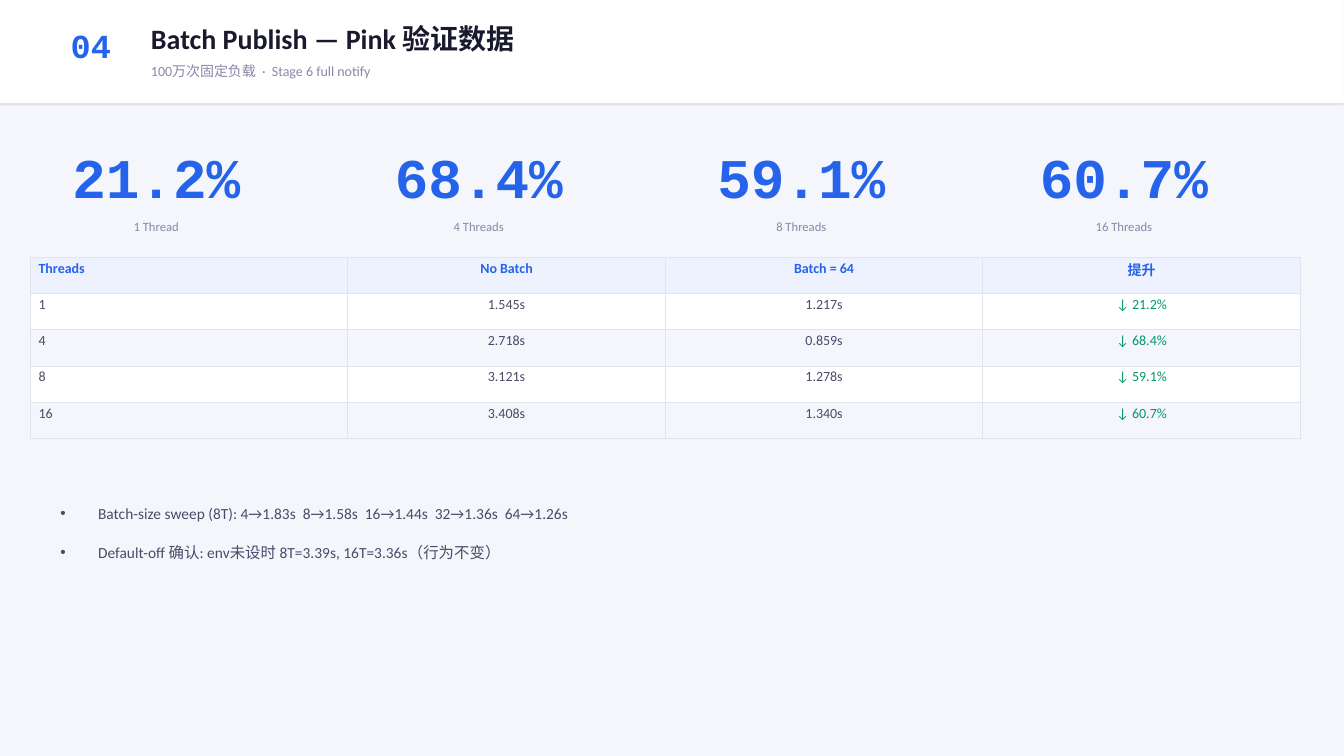
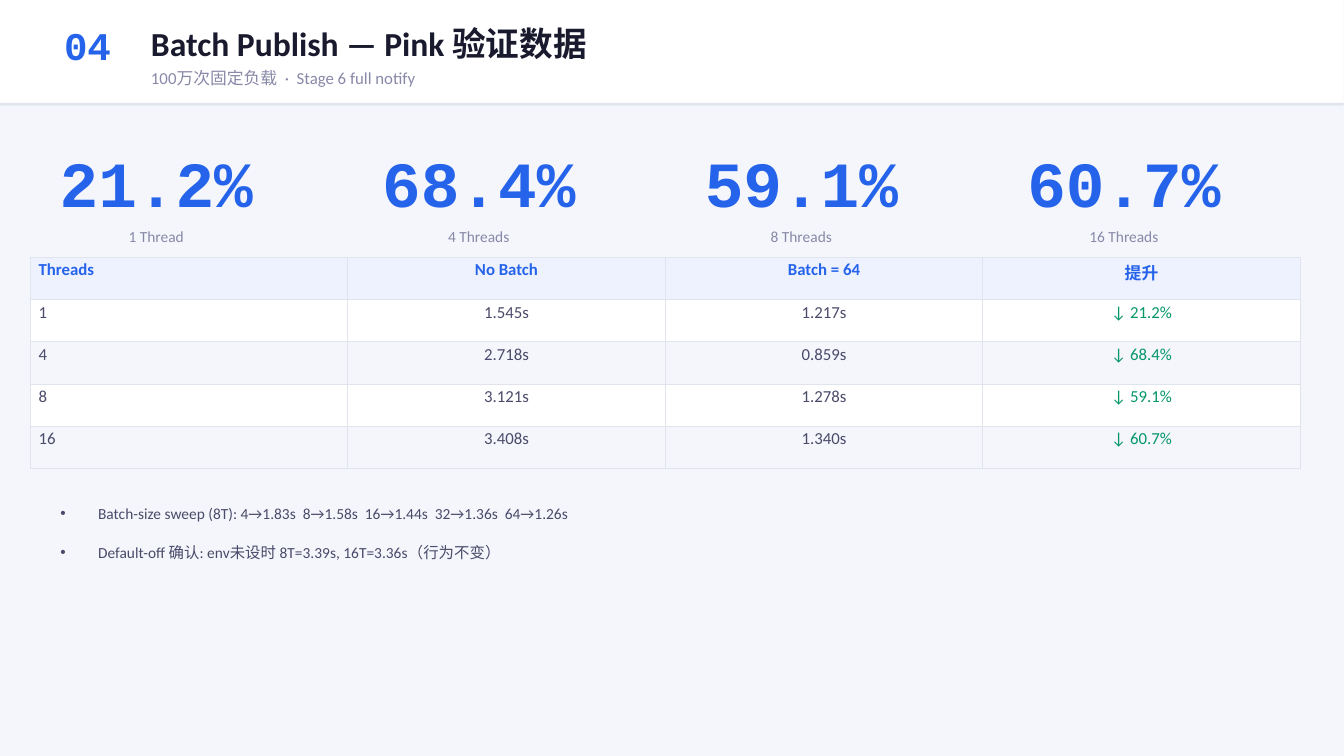
Before and after one commit to YiChiChen1106/Nativehook_linux_planb, a slide deck: slide 5 of presentation/native_hook_progress_2026-06-05.pptx. Drawn at 1344x756 pixels with LibreOffice and Linux fonts; fonts in the diff are those of the drawing. Boxes give left, top, right and bottom in pixels: in the first picture for what was removed or moved away, otherwise in the second. Text is boxed around its words. In the diff, an @@ line names an element or a change of style, - is before the commit and + after.

```diff
--- a/presentation/native_hook_progress_2026-06-05.pptx
+++ b/presentation/native_hook_progress_2026-06-05.pptx
@@ text "04" at (64,33,111,61): size 24 to 28 pt @@
@@ text "Batch Publish — Pink 验证数据" at (151,27,586,59): size 20 to 24 pt @@
@@ text "100万次固定负载 · Stage 6 full ..." at (151,70,415,87): size 10 to 12 pt @@
@@ size 40 to 46 pt in 4 elements at (60,164,253,208), (382,164,575,208), (705,164,898,208), (1027,164,1220,208) @@
@@ 4 texts: place and size @@
-4 texts at (134,222,1152,231)
+4 texts at (129,231,1158,242)
@@ size 9 to 11 pt in 4 elements at (129,231,184,242), (448,231,509,242), (771,231,832,242), (1089,231,1158,242) @@
@@ table at (30,257,1301,448) @@
@@ size 10 to 12 pt @@
```
Also in this commit, not shown: 9 other slides changed, 1 other file.
